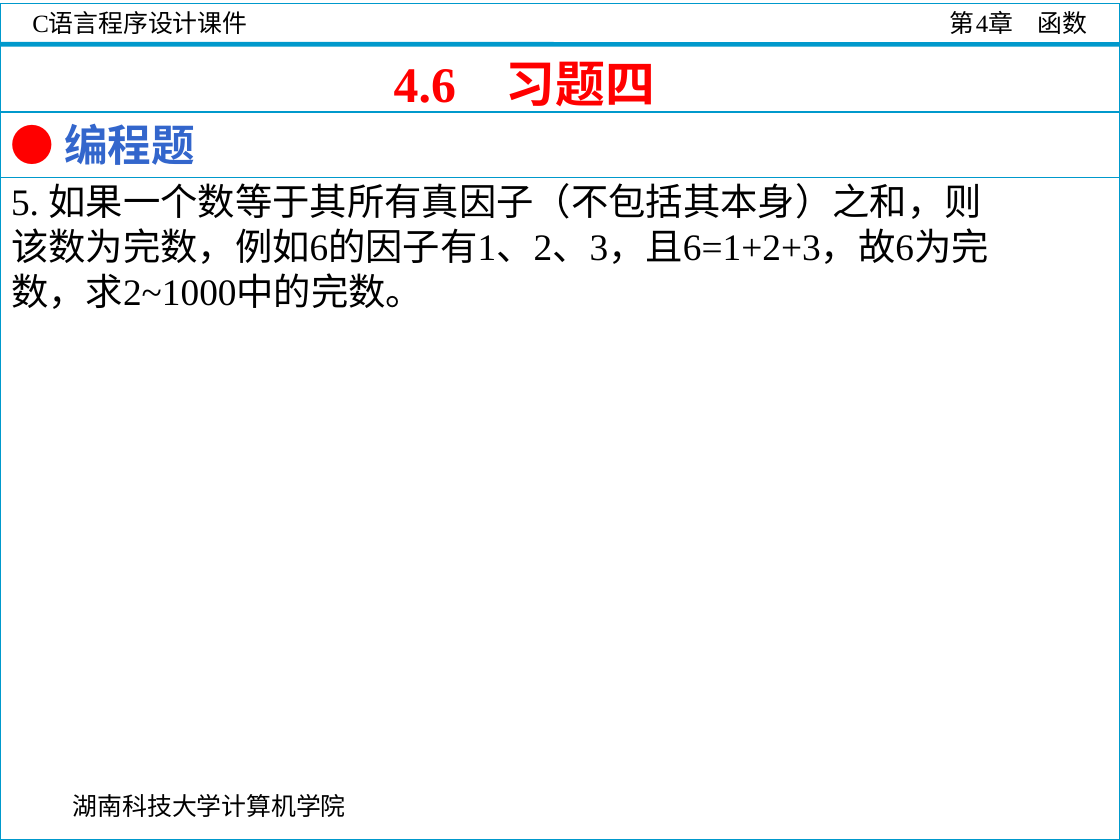
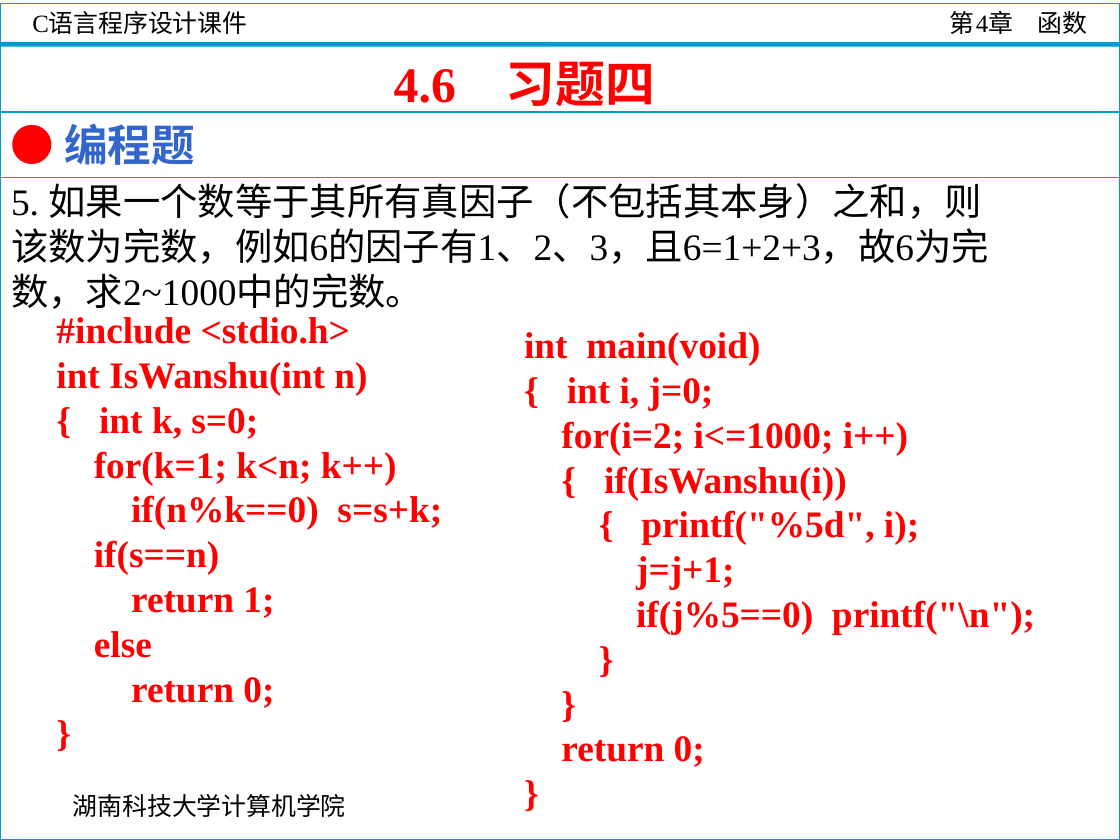
Before and after one commit to guoshengkang/guoshengkang.github.io, a slide deck: slide 112 of files/Slides_C_Programming/C语言程序设计__第4章.ppt. Drawn at 1120x840 pixels with LibreOffice and Linux fonts; fonts in the diff are those of the drawing; background and template pictures are left out. Boxes give left, top, right and bottom in pixels: in the first picture for what was removed or moved away, otherwise in the second. Text is boxed around its words. In the diff, an @@ line names an element or a change of style, - is before the commit and + after.

```diff
--- a/files/Slides_C_Programming/C语言程序设计__第4章.ppt
+++ b/files/Slides_C_Programming/C语言程序设计__第4章.ppt
@@ text added at bbox=[56, 317, 442, 708], 24 pt, text #FF0000, bold @@
+#include <stdio.h>
+int IsWanshu(int n)
+{ int k, s=0;
+for(k=1; k<n; k++)
+if(n%k==0) s=s+k;
+if(s==n)
+return 1;
+else
+return 0;
+}
@@ text added at bbox=[524, 332, 1035, 767], 24 pt, text #FF0000, bold @@
+int main(void)
+{ int i, j=0;
+for(i=2; i<=1000; i++)
+{ if(IsWanshu(i))
+{ printf("%5d", i);
+j=j+1;
+if(j%5==0) printf("\n");
+}
+}
+return 0;
+}
```
Also in this commit, not shown: 20 other slides changed, 8 other files.
